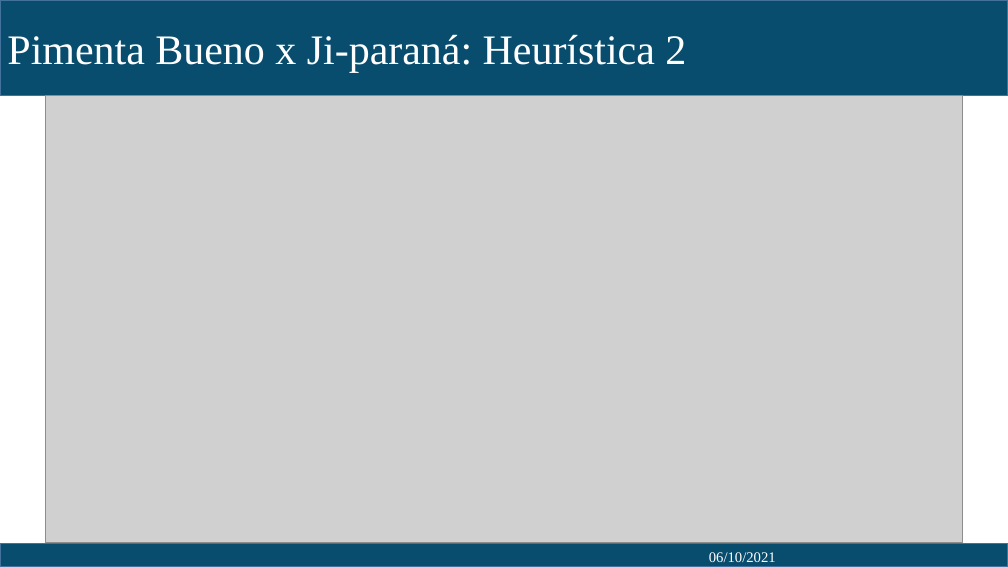
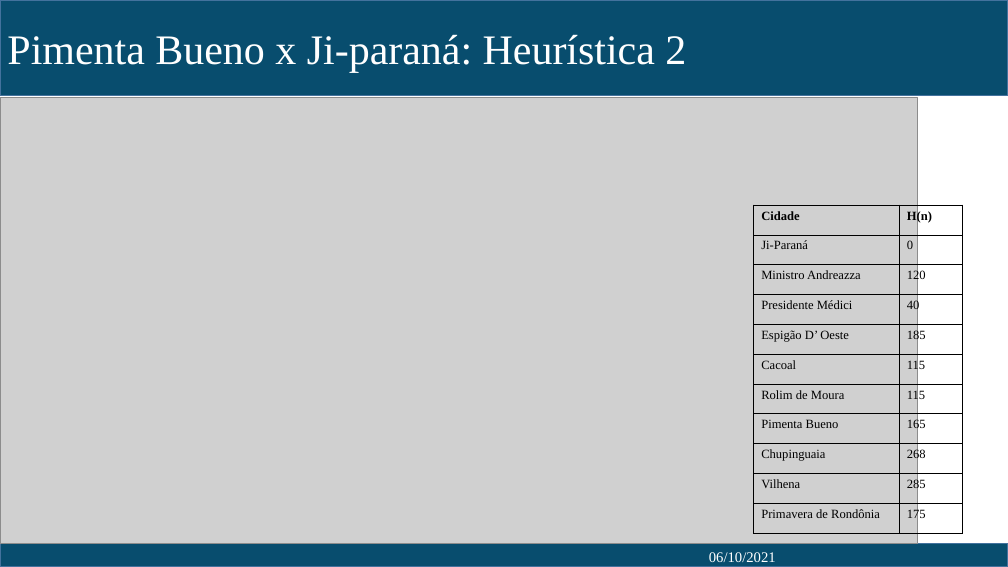
Before and after one commit to Elias-abreu/trabalho_A_star, a slide deck: slide 9 of Apresentação.pptx. Drawn at 1008x567 pixels with LibreOffice and Linux fonts; fonts in the diff are those of the drawing; grey boxes stand for pictures. Boxes give left, top, right and bottom in pixels: in the first picture for what was removed or moved away, otherwise in the second. Text is boxed around its words. In the diff, an @@ line names an element or a change of style, - is before the commit and + after.

```diff
--- a/Apresentação.pptx
+++ b/Apresentação.pptx
@@ picture: place and size @@
-picture at (45, 96, 963, 543)
+picture at (0, 98, 917, 544)
@@ table added at (754, 205, 963, 533), 11 rows, 2 columns @@
+Cidade | H(n)
+Ji-Paraná | 0
+Ministro Andreazza | 120
+Presidente Médici | 40
+Espigão D’ Oeste | 185
+Cacoal | 115
+Rolim de Moura | 115
+Pimenta Bueno | 165
+Chupinguaia | 268
+Vilhena | 285
+Primavera de Rondônia | 175
```
Also in this commit, not shown: 11 other slides changed, 3 slides added, 1 other file.
